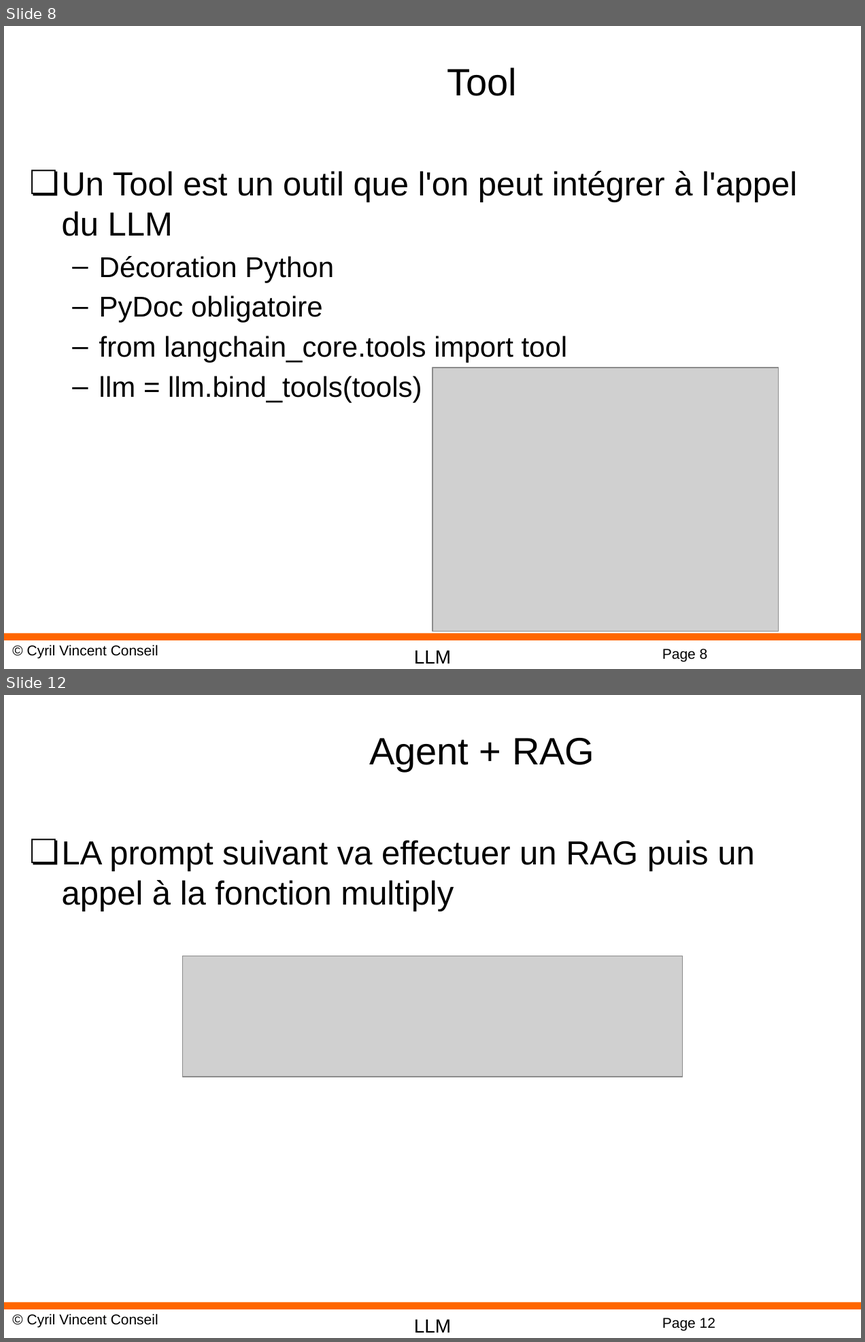
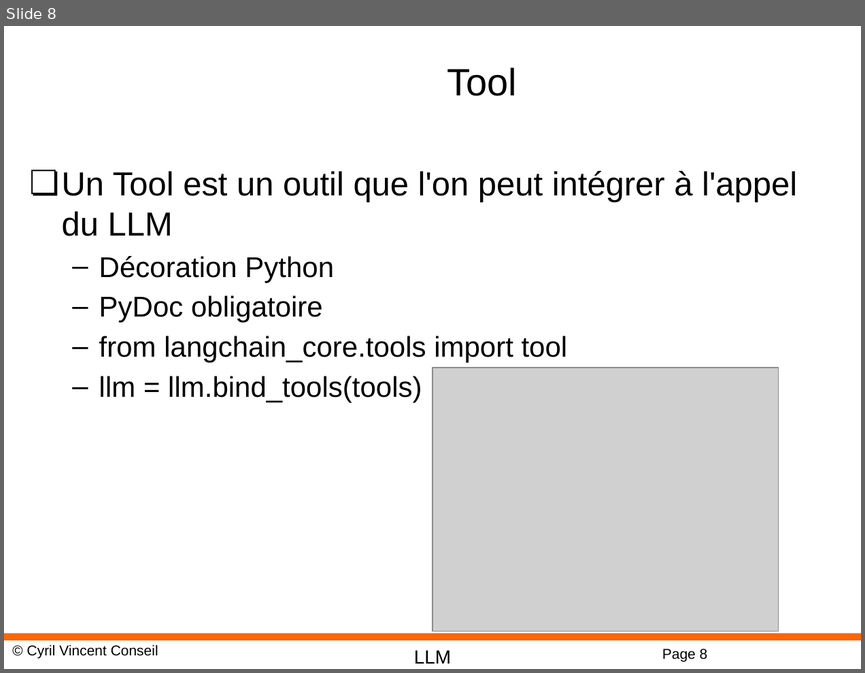
Before and after one commit to cyrilvincent/rag, a slide deck: ppt/RAG11-Persistence-Agent.pptx. Shown one above the other, each under a label of ours: slides 8 and 12 before the commit, slide 8 after it; the slides between them are not shown. The pictures are 865x1342 and 865x673 pixels, drawn with LibreOffice and Linux fonts; fonts in the diff are those of the drawing; grey boxes stand for pictures; background and template pictures are left out. Boxes give left, top, right and bottom in pixels: in the first picture for what was removed or moved away, otherwise in the second. Text is boxed around its words. In the diff, an @@ line names an element or a change of style, - is before the commit and + after.

```diff
--- a/ppt/RAG11-Persistence-Agent.pptx
+++ b/ppt/RAG11-Persistence-Agent.pptx
@@ slide 12 removed at [4,695,861,1338], background #FFFFFF; not listed: 4 template elements that a slide beside it also shows @@
@@ title removed at [369,738,594,772] @@
-Agent + RAG
@@ text removed at [62,840,754,911] @@
-❏ LA prompt suivant va effectuer un RAG puis un appel à la fonction multiply
@@ picture removed at [182,956,682,1077] @@
```
Also in this commit, not shown: 2 slides changed, 2 other slides removed, 47 other files.
